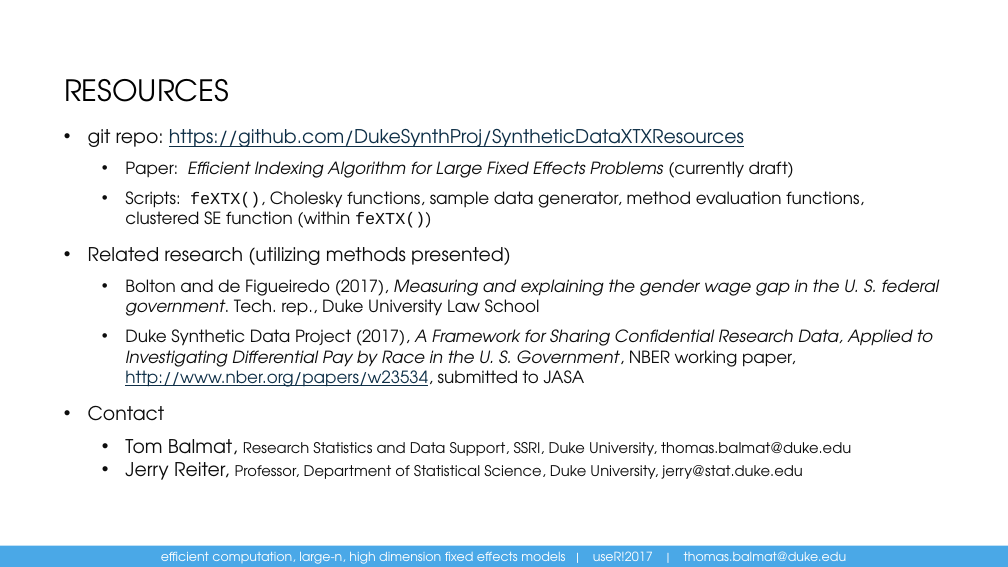
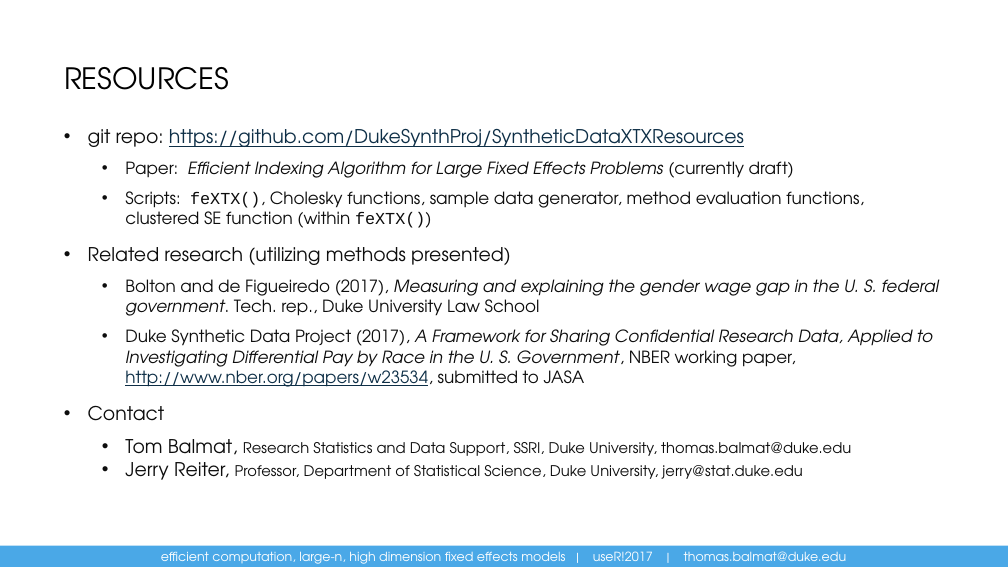
Before and after one commit to DukeSynthProj/FixedEffectsSolutionResources, a slide deck: slide 31 of EfficientComputationFixedEffectsRConference.pptx. Drawn at 1008x567 pixels with LibreOffice and Linux fonts; fonts in the diff are those of the drawing. Boxes give left, top, right and bottom in pixels: in the first picture for what was removed or moved away, otherwise in the second. Text is boxed around its words. In the diff, an @@ line names an element or a change of style, - is before the commit and + after.

```diff
--- a/EfficientComputationFixedEffectsRConference.pptx
+++ b/EfficientComputationFixedEffectsRConference.pptx
@@ title "RESOURCES" at <box>64,67,229,90</box>: vertical alignment bottom to top @@
```
Also in this commit, not shown: 3 other slides changed.
